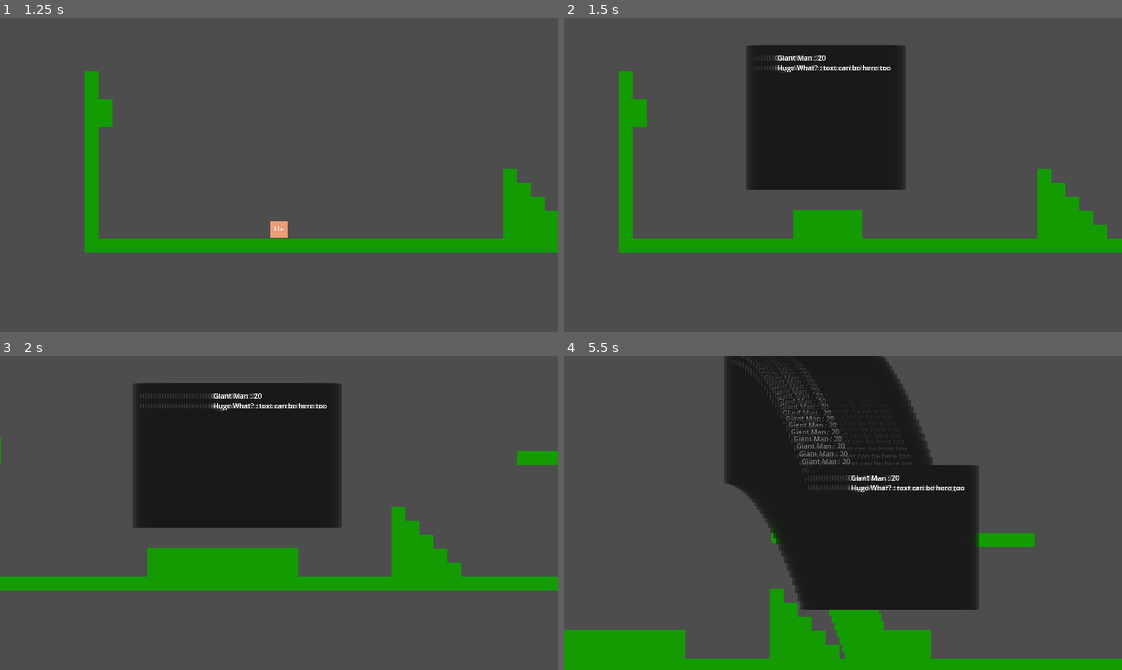
Above: before the commit, frames 1-4 (two rows, left to right).
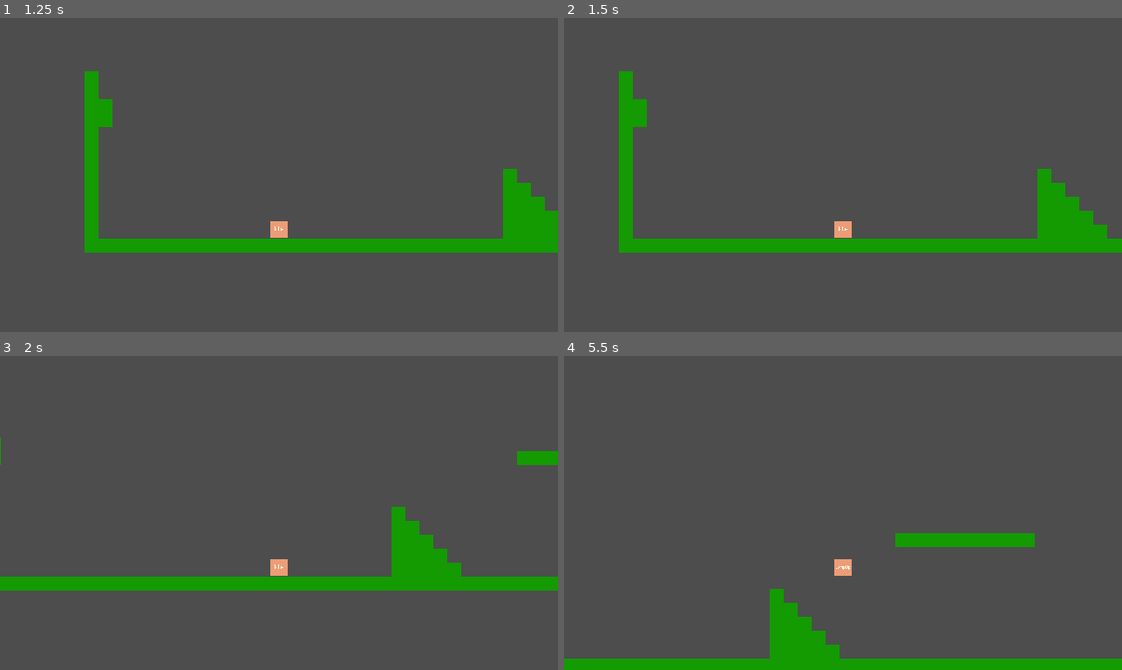
Above: after the commit, the same moments.

Repository: Pix-Hexate/SeniorDesign
Game: Godot game, scene res://Menus/main_menu.tscn
The game is run twice, just before and just after one commit, with the same random seed, the same clock (stepped at 60 frames per second) and the same inputs. The engine's default icon, where the game draws it, is replaced by a stand-in: a white triangle on a blue panel in a dark square.
Inputs (mouse positions are in pixels of both pictures, inside the frame that each line leads up to):
- Up to frame 1 (1.25 s): click "Play" at 0.5 s
- Up to frame 2 (1.5 s): tap Enter at 1.25 s; move the mouse to (965, 159) at 1.27 s; hold Right (RightKey) from 1.28 s (still down); hold V (AbilityFourKey) from 1.28 s (still down)
- Up to frame 3 (2 s): keep holding Right (RightKey); keep holding V (AbilityFourKey); tap Up (UpKey) at 1.52 s
- Up to frame 4 (5.5 s): move the mouse to (731, 528) at 2.02 s; release V (AbilityFourKey) at 2.03 s; tap Z (AbilityOneKey) at 2.1, 5.1 s; tap Up (UpKey) at 2.27, 3.77, 4.52, 5.27 s; move the mouse to (898, 443) at 2.77 s; release Right (RightKey) at 2.78 s; hold Left (LeftKey) 2.78-3.53 s; hold C (AbilityThreeKey) 2.78-3.53 s; move the mouse to (815, 575) at 3.52 s; hold Right (RightKey) 3.53-5.03 s; tap X (AbilityTwoKey) at 3.6 s; move the mouse to (1010, 560) at 4.27 s; hold V (AbilityFourKey) 4.28-5.03 s; move the mouse to (675, 465) at 5.02 s; hold Left (LeftKey) from 5.03 s (still down)

Frame 1 is identical in both runs. In frame 2, 14% of the frame differs, in the area x 32-62%, y 8-71%; in frame 3, 20%; in frame 4, 32%, in the area x 0-75%, y 0-97%.

Commit message:
Adding in Player
Adding in stats and abilities for the player. Main parts are damage stats, armor, health, and abilities. Will need changes for balancing but these are the base values

Diff:
--- a/senior-design-project/Entities/Characters/Character_Base/CharacterController.gd
+++ b/senior-design-project/Entities/Characters/Character_Base/CharacterController.gd
@@ -41,7 +41,9 @@
 		Buffered_Keys["Action"] = "Jump"
 		BufferTimer.start()
 
-
+	if Input.is_action_pressed("BasicAttack"):
+		Buffered_Keys["Action"] = "BasicAttack"
+		BufferTimer.start()
 	if Input.is_action_pressed("AbilityOneKey"):
 		Buffered_Keys["Action"] = "AbilityOne"
 		BufferTimer.start()
@@ -90,6 +92,10 @@
 
 func Process_Action_Inputs():
 	match Buffered_Keys["Action"]:
+		"BasicAttack":
+			if not Playing_Action:
+				AnimPlayer.play("BasicAttack")
+				Buffered_Keys["Action"] = ""
 		"AbilityOne":
 			if not Playing_Action:
 				AnimPlayer.play("AbilityOne")
@@ -99,10 +105,13 @@
 				AnimPlayer.play("AbilityTwo")
 				Buffered_Keys["Action"] = ""
 		"AbilityThree":
-			pass
+			if not Playing_Action:
+				AnimPlayer.play("AbilityThree")
+				Buffered_Keys["Action"] = ""
 		"AbilityFour":
-			TEMPORARY_TEST_FUNC()
-			Buffered_Keys["Action"] = ""
+			if not Playing_Action:
+				AnimPlayer.play("AbilityFour")
+				Buffered_Keys["Action"] = ""
 
 #example of how to spawn an item
 func TEMPORARY_TEST_FUNC():
--- a/senior-design-project/Entities/Characters/Knight/Knight.gd
+++ b/senior-design-project/Entities/Characters/Knight/Knight.gd
@@ -1,18 +1,309 @@
 class_name Knight extends CharacterBaseScene
 
+# Character Stats
+@export var MaxHP: int = 100
+@export var CurrentHP: int = 100
+@export var CritChance: float = 0.05 # 5% crit chance
+@export var CritDamage: float = 1.5 # +50% crit damage
+@export var HealthRegen: float = 5.0 # HP regenerated per second
+@export var Armor: float = 5.0
+@export var AttackSpeedDelay: float = 0.3 # Attack timer
+@export var AttackDamage: float = 5.0
+@export var AttackKnockbackBase: float = 300.0
+@export var CurrentAttackKnockback : float = 300.0
+@export var WhirlwindSlashDuration: float = 3.0 # Time the ability lasts
+@export var WhirlwindSpeed: float = 200.0 # Speed of movement during whirlwind
+@export var WhirlwindDamage: int = 15 # Damage per hit during whirlwind
+@export var KnockbackMultiplier: float = 1.0 # Base knockback multiplier
+@export var BoostedKnockbackMultiplier: float = 1.5 # Knockback multiplier when boosted
+@export var AbilityCooldowns: Dictionary = {
+	"BasicAttack": AttackSpeedDelay, # Cooldown in seconds
+	"AbilityOne": 2.0,
+	"AbilityTwo": 5.0,
+	"AbilityThree": 10.0,
+	"AbilityFour": 20.0
+}
+
+# Track cooldown timers
+var AbilityCooldownTimers: Dictionary = {}
+var IsBoosted: bool = false
+var WasBoosted = false
+var IsInvulnerable: bool = false
+var AttackBuffTimer: Timer
+var is_whirlwind_active: bool = false
+var whirlwind_timer: Timer
+var original_attack_speed: float
+@onready var attack_hitbox = $AttackHitbox  # Reference the Area2D
+
+func _ready():
+	# Initialize cooldown timers
+	for ability in AbilityCooldowns.keys():
+		var timer = Timer.new()
+		timer.wait_time = AbilityCooldowns[ability]
+		timer.one_shot = true
+		timer.timeout.connect(_on_ability_cooldown.bind(ability))
+		add_child(timer)
+		AbilityCooldownTimers[ability] = timer
+
+	# Timer for attack speed buff from Boosted
+	AttackBuffTimer = Timer.new()
+	AttackBuffTimer.wait_time = 5.0
+	AttackBuffTimer.one_shot = true
+	AttackBuffTimer.timeout.connect(_on_boost_expired)
+	add_child(AttackBuffTimer)
+
+	# Connect attack hitbox detection
+	attack_hitbox.area_entered.connect(_on_attack_hitbox_entered)
 
 func Process_Action_Inputs():
 	match Buffered_Keys["Action"]:
+		"BasicAttack":
+			if not Playing_Action and AbilityCooldownTimers["BasicAttack"].is_stopped():
+				BasicAttack()
 		"AbilityOne":
-			if not Playing_Action:
-				AnimPlayer.play("AbilityOne")
-				Buffered_Keys["Action"] = ""
+			if not Playing_Action and AbilityCooldownTimers["AbilityOne"].is_stopped():
+				Ability1Stab()
 		"AbilityTwo":
-			if not Playing_Action:
-				AnimPlayer.play("AbilityTwo")
-				Buffered_Keys["Action"] = ""
+			if not Playing_Action and AbilityCooldownTimers["AbilityTwo"].is_stopped():
+				Ability2Block()
 		"AbilityThree":
-			pass
+			if not Playing_Action and AbilityCooldownTimers["AbilityThree"].is_stopped():
+				Ability3WhilrwindSlash()
 		"AbilityFour":
-			TEMPORARY_TEST_FUNC()
-			Buffered_Keys["Action"] = ""
+			if not Playing_Action and AbilityCooldownTimers["AbilityFour"].is_stopped() and IsBoosted == false:
+				Ability4Boosted()
+	Buffered_Keys["Action"] = ""  # Clear input after processing
+
+func _on_ability_cooldown(ability_name: String):
+	print(ability_name + " is ready!")
+
+var regen_timer: float = 0.0
+func _process(delta: float) -> void:
+	regen_timer += delta
+	if regen_timer >= 1.0:  # Apply health regen every second
+		regen_timer = 0
+		Heal(HealthRegen)
+
+	if is_whirlwind_active:
+		# Rotate the player character
+		rotation += WhirlwindSpeed * delta
+
+		# Move the player in the direction they're facing
+		var direction = Vector2(cos(rotation), sin(rotation))
+		global_position += direction * WhirlwindSpeed * delta
+
+		# Hit detection with enemies in the range
+		_check_for_hits_in_whirlwind()
+
+func Heal(amount: float):
+	CurrentHP = min(CurrentHP + amount, MaxHP)
+
+func _Got_Hit(Data: AttackData):
+	if IsInvulnerable:
+		print("Attack Blocked!")
+		# If boosted, reflect damage
+		if IsBoosted:
+			_reflect_damage(Data)
+		return
+	var damage = Data.damage
+	damage = max(damage - Armor, 1)  # Reduce damage by armor, minimum 1
+	TakeDamage(damage)
+
+func TakeDamage(amount: int):
+	CurrentHP -= amount
+	print("Took " + str(amount) + " damage")
+	if CurrentHP <= 0:
+		Die()
+
+func Die():
+	print("Knight has fallen!")
+	queue_free()
+
+# Handles boost expiration
+func _on_boost_expired():
+	print("Boost expired!")
+	AttackSpeedDelay *= 1.5
+	MoveSpeed /= 1.5
+	IsBoosted = false
+
+func _on_attack_hitbox_entered(area):
+	if area.is_in_group("Enemies"):
+		var enemy = area.get_parent()
+		if enemy.has_method("TakeDamage"):
+			# Determine if it's a critical hit
+			var is_crit = randf() < CritChance
+			var final_damage = AttackDamage * (CritDamage if is_crit else 1)
+			# Apply damage to the enemy
+			enemy.TakeDamage(AttackDamage)
+			_apply_knockback(enemy)
+
+func _apply_knockback(enemy):
+	var direction = (enemy.global_position - global_position).normalized()
+	enemy.apply_impulse(direction * CurrentAttackKnockback)
+
+func _pull_enemy_towards_player(enemy):
+	var direction = (global_position - enemy.global_position).normalized()
+	var pull_force = 500.0  # Adjust as needed
+	enemy.apply_impulse(direction * pull_force)
+
+func _reflect_damage(Data: AttackData):
+	print("Reflecting damage!")
+
+	# Create a blast hitbox
+	var blast = Area2D.new()
+	var shape = CollisionShape2D.new()
+	shape.shape = CircleShape2D.new()
+	shape.shape.radius = 50  # Adjust as needed
+	blast.add_child(shape)
+
+	# Position blast in front of player
+	blast.global_position = global_position + Vector2(50, 0).rotated(rotation)  # Adjust offset
+
+	# Add blast to scene
+	get_parent().add_child(blast)
+
+	# Damage enemies in blast radius
+	for area in blast.get_overlapping_areas():
+		if area.is_in_group("Enemies"):
+			var enemy = area.get_parent()
+			if enemy.has_method("TakeDamage"):
+				enemy.TakeDamage(Data.damage)  # Reflect full damage back
+
+	# Remove blast after a short delay
+	await get_tree().create_timer(0.2).timeout
+	blast.queue_free()
+
+	# Stop whirlwind after its duration
+func _on_whirlwind_end():
+	is_whirlwind_active = false
+	set_process(false)
+	if !WasBoosted:
+		MoveSpeed /= 1.5  # Increase movement speed
+		WhirlwindDamage /= 1.5
+		WasBoosted = false
+	# Reset knockback multiplier
+	KnockbackMultiplier = 1.0
+	CurrentAttackKnockback = AttackKnockbackBase
+	AbilityCooldownTimers["AbilityThree"].start()
+	print("Whirlwind Slash ended!")
+
+func _start_whirlwind_movement():
+	# Logic to rotate the player and move forward while spinning
+	var rotation_speed: float = 5.0  # Speed of rotation
+	# Add a process to rotate and move while the ability is active
+	set_process(true)
+
+func _check_for_hits_in_whirlwind():
+	# Check for collision with enemies during the whirlwind
+	for enemy in attack_hitbox.get_overlapping_areas():
+		if enemy.is_in_group("Enemies"):
+			# Apply damage and knockback
+			enemy.TakeDamage(WhirlwindDamage, false)  # No crits during whirlwind
+			_apply_Whirlwind_knockback(enemy)
+
+
+func _apply_Whirlwind_knockback(enemy):
+	# Calculate direction of knockback
+	var direction = (enemy.global_position - global_position).normalized()
+	CurrentAttackKnockback *= KnockbackMultiplier
+	enemy.apply_impulse(direction * CurrentAttackKnockback)
+
+func BasicAttack():
+	print("Basic Attack: Slashing forward!")
+	# Enable hitbox temporarily
+	attack_hitbox.monitoring = true
+	# Trigger attack animation
+	AnimPlayer.play("BasicAttack")
+	for area in attack_hitbox.get_overlapping_areas():
+		if area.is_in_group("Enemies"):
+			var enemy = area.get_parent()
+			if enemy.has_method("TakeDamage"):
+				enemy.TakeDamage(AttackDamage)
+
+	# Start attack cooldown
+	AbilityCooldownTimers["BasicAttack"].start()
+
+	# Wait for attack delay, then disable hitbox
+	await get_tree().create_timer(0.1).timeout
+	attack_hitbox.monitoring = false  # Disable hitbox after attack
+
+func Ability1Stab():
+	print("Ability 1: Stab!")
+	# Enable hitbox for attack detection
+	attack_hitbox.monitoring = true
+	# Play stab animation
+	AnimPlayer.play("AbilityOne")
+	# Start cooldown
+	AbilityCooldownTimers["AbilityOne"].start()
+	# Wait for a brief moment to allow the hitbox to detect enemies
+	await get_tree().create_timer(0.2).timeout  # Adjust timing as needed
+	if IsBoosted:
+		attack_hitbox.scale *= 1.5  # Increase stab range
+
+	CurrentAttackKnockback == 0
+	# Check for enemies in range
+	for area in attack_hitbox.get_overlapping_areas():
+		if area.is_in_group("Enemies"):
+			var enemy = area.get_parent()
+			if enemy.has_method("TakeDamage"):
+				enemy.TakeDamage(AttackDamage * 1.5)
+				if IsBoosted:
+					attack_hitbox.scale /= 1.5
+					_pull_enemy_towards_player(enemy)
+					IsBoosted = false
+
+	# Disable hitbox after the attack
+	attack_hitbox.monitoring = false
+	CurrentAttackKnockback = AttackKnockbackBase
+
+func Ability2Block():
+	print("Ability 2: Blocking!")
+	# Play block animation
+	AnimPlayer.play("AbilityTwo")
+	# Set invulnerability flag
+	IsInvulnerable = true
+	# Start cooldown
+	AbilityCooldownTimers["AbilityTwo"].start()
+	# Wait for a short duration of invulnerability
+	await get_tree().create_timer(0.3).timeout
+	IsBoosted = false;
+	# Remove invulnerability
+	IsInvulnerable = false
+
+func Ability3WhilrwindSlash():
+	if Playing_Action or is_whirlwind_active:
+		return  # Prevent spamming the ability if already active
+
+	is_whirlwind_active = true
+	original_attack_speed = AttackSpeedDelay  # Store original attack speed
+
+	# Adjust attack speed (decreased cooldown for basic attack while spinning)
+	AttackSpeedDelay /= 0.5  # Faster attacks during whirlwind
+
+	# Trigger animation
+	AnimPlayer.play("AbilityThree")
+
+	# Boosted effects (increased movement speed, range, etc.)
+	if IsBoosted:
+		MoveSpeed *= 1.5  # Increase movement speed
+		WhirlwindDamage *= 1.5  # Increase damage for boosted whirlwind
+		KnockbackMultiplier = BoostedKnockbackMultiplier  # Increase knockback for boosted ability
+		IsBoosted = false
+
+	# Start timer for whirlwind duration
+	var whirlwind_duration_timer = Timer.new()
+
+	# Allow movement during the whirlwind
+	_start_whirlwind_movement()
+	whirlwind_duration_timer.wait_time = WhirlwindSlashDuration
+	whirlwind_duration_timer.one_shot = true
+	whirlwind_duration_timer.timeout.connect(_on_whirlwind_end)
+	add_child(whirlwind_duration_timer)
+	whirlwind_duration_timer.start()
+
+func Ability4Boosted():
+	IsBoosted = true
+	AttackSpeedDelay /= 1.5
+	MoveSpeed *= 1.5
+	AttackBuffTimer.start()
+	AbilityCooldownTimers["AbilityFour"].start()
--- a/senior-design-project/Entities/Enemy/Base/enemy_base.gd
+++ b/senior-design-project/Entities/Enemy/Base/enemy_base.gd
@@ -1,6 +1,8 @@
 class_name EnemyBaseScene extends CharacterBody2D
 
 @onready var PlayerRef : CharacterBaseScene = get_tree().get_first_node_in_group("Player")
+@export var MaxHP: int = 10
+@export var CurrentHP: int = 10
 
 func _physics_process(delta): #Override this
 	if not is_on_floor():
@@ -11,6 +13,12 @@
 func _AI(delta : float):#Override This
 	pass
 
+func TakeDamage(amount: int):
+	CurrentHP -= amount
+	print("Enemy took " + str(amount) + " damage")
+
+	if CurrentHP <= 0:
+		Die()
 
 func Got_Hit(Data : AttackData): #Override This
 	print("i got hit")
